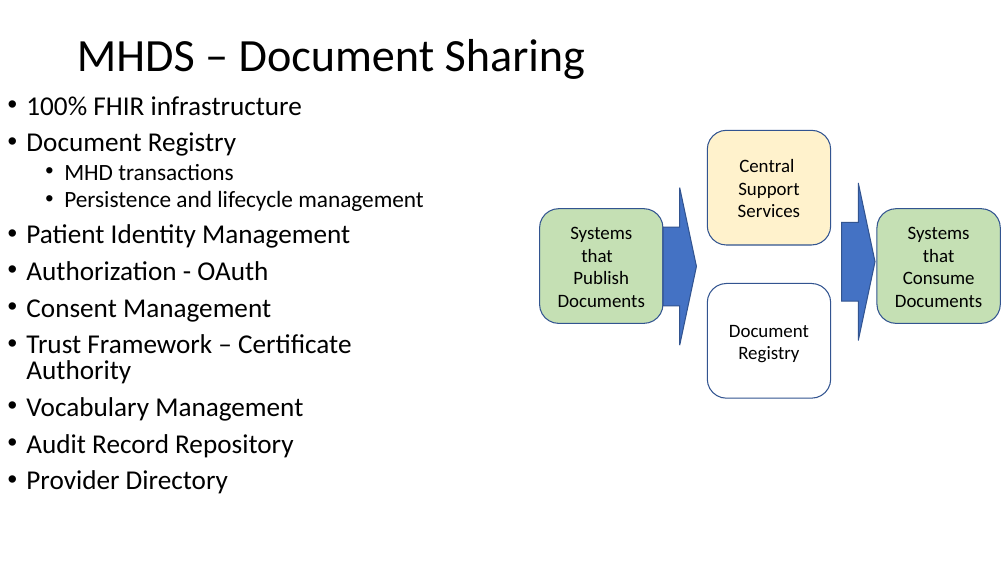
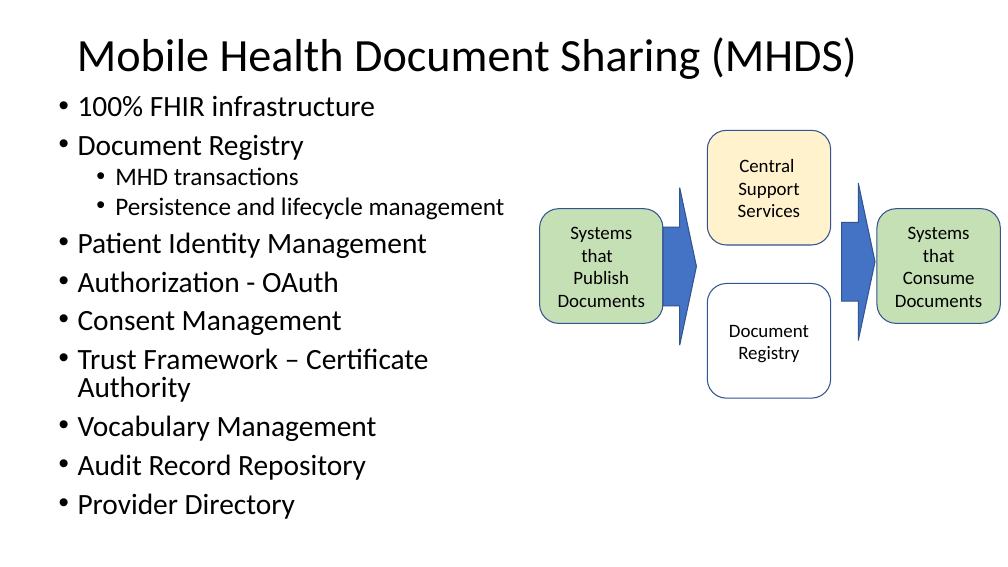
Before and after one commit to IHE/IT-Infrastructure, a slide deck: slide 7 of Presentations/XDSonFHIR-MHD+mXDE+QEDm.pptx (slide 6 before the commit). Drawn at 1008x567 pixels with LibreOffice and Linux fonts; fonts in the diff are those of the drawing. Boxes give left, top, right and bottom in pixels: in the first picture for what was removed or moved away, otherwise in the second. Text is boxed around its words. In the diff, an @@ line names an element or a change of style, - is before the commit and + after.

Commit message:
add detailed view in appendix for MHDS and MHD-XCA

```diff
--- a/Presentations/XDSonFHIR-MHD+mXDE+QEDm.pptx
+++ b/Presentations/XDSonFHIR-MHD+mXDE+QEDm.pptx
@@ title at bbox=[77, 37, 857, 79]: text changed @@
-MHDS – Document Sharing
+Mobile Health Document Sharing (MHDS)
@@ text "100% FHIR infrastructure": place and size @@
-text "100% FHIR infrastructure" at bbox=[26, 96, 423, 494]
+text "100% FHIR infrastructure" at bbox=[78, 96, 505, 519]
@@ text "100% FHIR infrastructure" at bbox=[78, 96, 505, 519]: size 25.9 to 28 pt in "100% FHIR infrastructure", "Document Registry", "Patient Identity Management", "Authorization - OAuth" and 5 more places; size 22.2 to 24 pt in "MHD transactions", "Persistence and lifecycle management" @@
```
Also in this commit, not shown: 3 other slides changed, 3 slides added.
